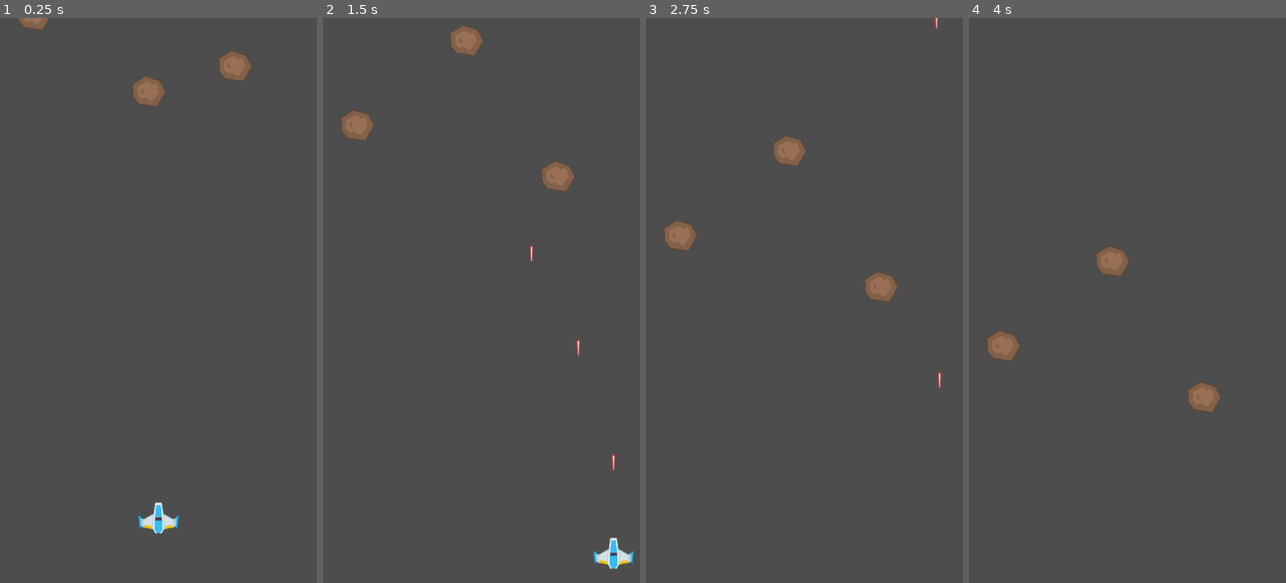
Above: before the commit, frames 1-4 (left to right).
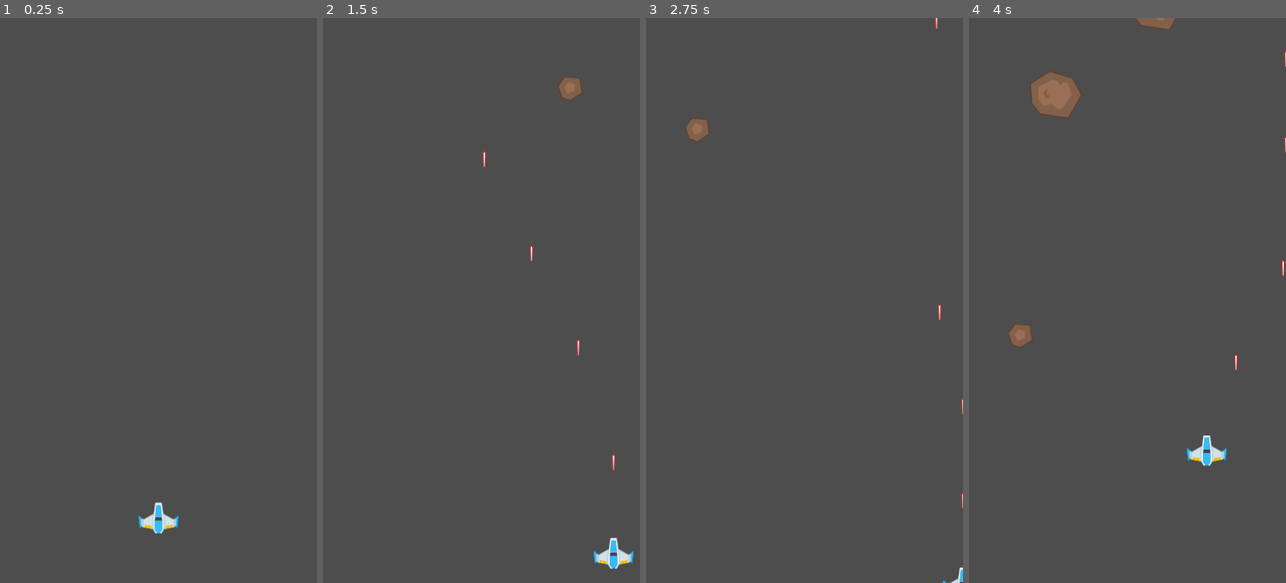
Above: after the commit, the same moments.

Repository: UnusualTitan711x/Stellar-Vortex
Game: Godot game, scene res://scenes/game.tscn
The game is run twice, just before and just after one commit, with the same random seed, the same clock (stepped at 60 frames per second) and the same inputs.
Inputs:
- Up to frame 1 (0.25 s): no input
- Up to frame 2 (1.5 s): tap Enter at 0.5 s; hold D (move_right) 0.53-1.28 s; hold Space (shoot) 0.53-1.28 s; hold S (move_down) from 1.28 s (still down); tap Space (shoot) at 1.35 s
- Up to frame 3 (2.75 s): release S (move_down) at 2.03 s; hold D (move_right) from 2.03 s (still down); hold Space (shoot) from 2.03 s (still down)
- Up to frame 4 (4 s): release D (move_right) at 2.78 s; release Space (shoot) at 2.78 s; hold W (move_up) 2.78-3.53 s; tap Space (shoot) at 2.85 s; hold A (move_left) from 3.53 s (still down); hold Space (shoot) from 3.53 s (still down)

The runs differ from the first frame. In frame 1, 0.9% of the frame differs, in the area x 5-80%, y 0-16%; in frame 2, 1.5%; in frame 3, 1.6%; in frame 4, 2.9%, in the area x 5-100%, y 0-80%.

Commit message:
enemy spawning, damage and score

Diff:
--- a/scenes/game.tscn
+++ b/scenes/game.tscn
@@ -1,11 +1,16 @@
-[gd_scene load_steps=4 format=3 uid="uid://6eskilvv7o4y"]
+[gd_scene load_steps=5 format=3 uid="uid://6eskilvv7o4y"]
 
 [ext_resource type="Script" path="res://scripts/game.gd" id="1_wcxds"]
 [ext_resource type="PackedScene" uid="uid://b07gbbjojviw7" path="res://scenes/player.tscn" id="2_dygiw"]
+[ext_resource type="PackedScene" uid="uid://bymmwm57ure34" path="res://scenes/medium_meteor.tscn" id="4_fpq8u"]
 [ext_resource type="PackedScene" uid="uid://bunsdh1flr7la" path="res://scenes/meteor.tscn" id="4_ot7am"]
 
 [node name="Game" type="Node2D"]
 script = ExtResource("1_wcxds")
+enemy_scenes = Array[PackedScene]([ExtResource("4_ot7am"), ExtResource("4_fpq8u")])
+
+[node name="EnemySpawnTimer" type="Timer" parent="."]
+autostart = true
 
 [node name="Player" parent="." instance=ExtResource("2_dygiw")]
 position = Vector2(270, 850)
@@ -15,20 +20,6 @@
 
 [node name="LaserContainer" type="Node2D" parent="."]
 
-[node name="Meteor" parent="." instance=ExtResource("4_ot7am")]
-position = Vector2(254, 87)
+[node name="EnemyContainer" type="Node2D" parent="."]
 
-[node name="Meteor5" parent="." instance=ExtResource("4_ot7am")]
-position = Vector2(422, -431)
-
-[node name="Meteor6" parent="." instance=ExtResource("4_ot7am")]
-position = Vector2(146, -749)
-
-[node name="Meteor2" parent="." instance=ExtResource("4_ot7am")]
-position = Vector2(59, -43)
-
-[node name="Meteor3" parent="." instance=ExtResource("4_ot7am")]
-position = Vector2(401, 44)
-
-[node name="Meteor4" parent="." instance=ExtResource("4_ot7am")]
-position = Vector2(245, -187)
+[connection signal="timeout" from="EnemySpawnTimer" to="." method="_on_enemy_spawn_timer_timeout"]
--- /dev/null
+++ b/scenes/hud.tscn
@@ -0,0 +1,28 @@
+[gd_scene load_steps=4 format=3 uid="uid://de0fsajx48dm3"]
+
+[ext_resource type="Script" path="res://scripts/hud.gd" id="1_6q7gl"]
+[ext_resource type="FontFile" uid="uid://dgooqrs37y3ro" path="res://assets/kenney_space-shooter-redux/Bonus/kenvector_future.ttf" id="2_ye80m"]
+
+[sub_resource type="LabelSettings" id="LabelSettings_x8r83"]
+font = ExtResource("2_ye80m")
+font_size = 48
+
+[node name="HUD" type="Control"]
+layout_mode = 3
+anchors_preset = 15
+anchor_right = 1.0
+anchor_bottom = 1.0
+grow_horizontal = 2
+grow_vertical = 2
+script = ExtResource("1_6q7gl")
+
+[node name="Score" type="Label" parent="."]
+layout_mode = 1
+anchors_preset = 10
+anchor_right = 1.0
+offset_bottom = 23.0
+grow_horizontal = 2
+text = "SCORE: 00000"
+label_settings = SubResource("LabelSettings_x8r83")
+horizontal_alignment = 1
+vertical_alignment = 1
--- /dev/null
+++ b/scenes/medium_meteor.tscn
@@ -0,0 +1,15 @@
+[gd_scene load_steps=3 format=3 uid="uid://bymmwm57ure34"]
+
+[ext_resource type="PackedScene" uid="uid://bunsdh1flr7la" path="res://scenes/meteor.tscn" id="1_lgfb5"]
+[ext_resource type="Texture2D" uid="uid://fmo7oab03nlt" path="res://assets/kenney_space-shooter-redux/PNG/Meteors/meteorBrown_med1.png" id="2_yyrt5"]
+
+[node name="Meteor" instance=ExtResource("1_lgfb5")]
+speed = 280
+hp = 1
+points = 10
+
+[node name="Sprite2D" parent="." index="0"]
+texture = ExtResource("2_yyrt5")
+
+[node name="CollisionShape2D" parent="." index="1"]
+scale = Vector2(0.5, 0.5)
--- a/scenes/meteor.tscn
+++ b/scenes/meteor.tscn
@@ -4,22 +4,22 @@
 [ext_resource type="Texture2D" uid="uid://dd5e38h4r2iic" path="res://assets/kenney_space-shooter-redux/PNG/Meteors/meteorBrown_big3.png" id="2_yduyd"]
 
 [sub_resource type="CircleShape2D" id="CircleShape2D_m8xl1"]
-radius = 28.1603
+radius = 44.2832
 
 [node name="Meteor" type="Area2D"]
 collision_layer = 2
 collision_mask = 5
 script = ExtResource("1_vfb63")
+points = 30
 
 [node name="Sprite2D" type="Sprite2D" parent="."]
-scale = Vector2(0.65, 0.65)
 texture = ExtResource("2_yduyd")
 
 [node name="CollisionShape2D" type="CollisionShape2D" parent="."]
 shape = SubResource("CircleShape2D_m8xl1")
 
 [node name="VisibleOnScreenNotifier2D" type="VisibleOnScreenNotifier2D" parent="."]
-position = Vector2(0, -47)
+position = Vector2(0, -73)
 scale = Vector2(1.1, 0.9)
 
 [connection signal="body_entered" from="." to="." method="_on_body_entered"]
--- a/scripts/game.gd
+++ b/scripts/game.gd
@@ -3,6 +3,11 @@
 var player = null
 @onready var player_spawn_pos = $PlayerSpawnPosition
 @onready var laser_container = $LaserContainer
+@onready var enemy_container = $EnemyContainer
+
+@export var score := 0
+
+@export var enemy_scenes: Array[PackedScene] = []
 
 # _ready() is called at the start of the game.
 func _ready() -> void:
@@ -27,3 +32,14 @@
 	var laser = laser_scene.instantiate()
 	laser.global_position = location
 	laser_container.add_child(laser)
+
+
+func _on_enemy_spawn_timer_timeout() -> void:
+	var enemy = enemy_scenes.pick_random().instantiate()
+	enemy.global_position = Vector2(randf_range(30, 510), -20)
+	enemy.killed.connect(_on_enemy_killed)
+	enemy_container.add_child(enemy)
+
+func _on_enemy_killed(points):
+	score += points
+	print(score)
--- /dev/null
+++ b/scripts/hud.gd
@@ -0,0 +1,6 @@
+extends Control
+
+@onready var score = $Score:
+	# Here is how to make object specific functions. Make things easier down the road. Nice
+	set(value):
+		score.text = "Score: " + str(value)
--- a/scripts/laser.gd
+++ b/scripts/laser.gd
@@ -1,6 +1,7 @@
 extends Area2D
 
 @export var speed = 600
+@export var damage = 1
 
 func _physics_process(delta: float) -> void:
 	global_position.y += -speed * delta
@@ -12,5 +13,5 @@
 
 func _on_area_entered(area: Area2D) -> void:
 	if area is Enemy:
-		area.die()
+		area.take_damage(damage)
 		queue_free()
--- a/scripts/meteor.gd
+++ b/scripts/meteor.gd
@@ -1,6 +1,12 @@
 class_name Enemy extends Area2D
 
 @export var speed = 150
+@export var hp = 3
+@export var points = 10
+
+# If you want to emit a signal, you could do emit_signal("signal_name")
+# Otherwise, you can go the way of creating a signal then emitting it somwhere else
+signal killed
 
 func _physics_process(delta: float) -> void:
 	global_position.y += speed * delta
@@ -10,9 +16,14 @@
 	queue_free()
 
 func die():
+	killed.emit(points)
 	queue_free()
 
 
+func take_damage(amount):
+	hp -= amount
+	if hp <=0:
+		die()
 
 func _on_body_entered(body: Node2D) -> void:
 	if body is Player:
--- a/scripts/player.gd
+++ b/scripts/player.gd
@@ -34,6 +34,8 @@
 	# The player doesn't just move by changing the velocity
 	move_and_slide()
 
+	global_position  = global_position.clamp(Vector2.ZERO, get_viewport_rect().size)
+
 func shoot():
 	laser_shot.emit(laser_scene, muzzle.global_position)
 
